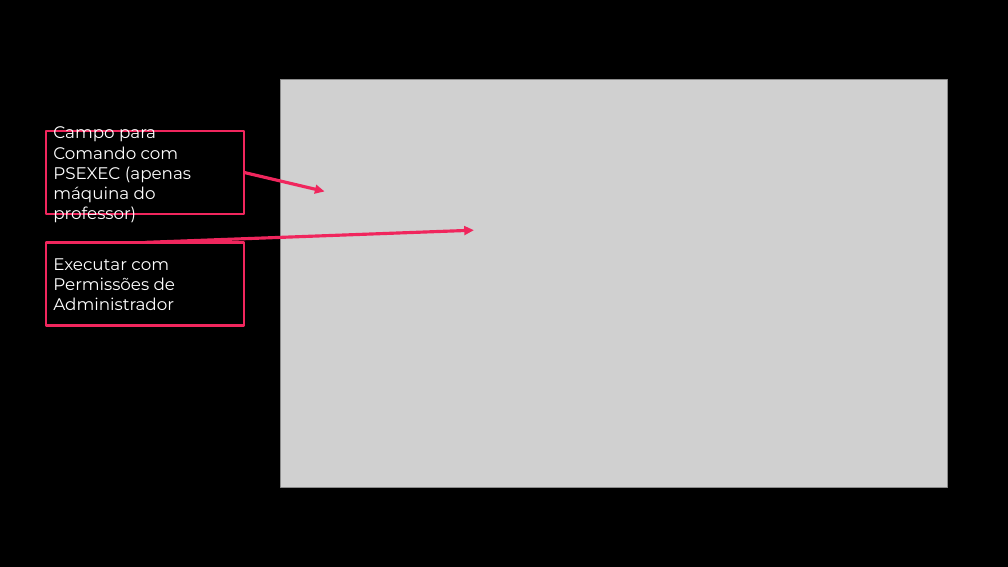
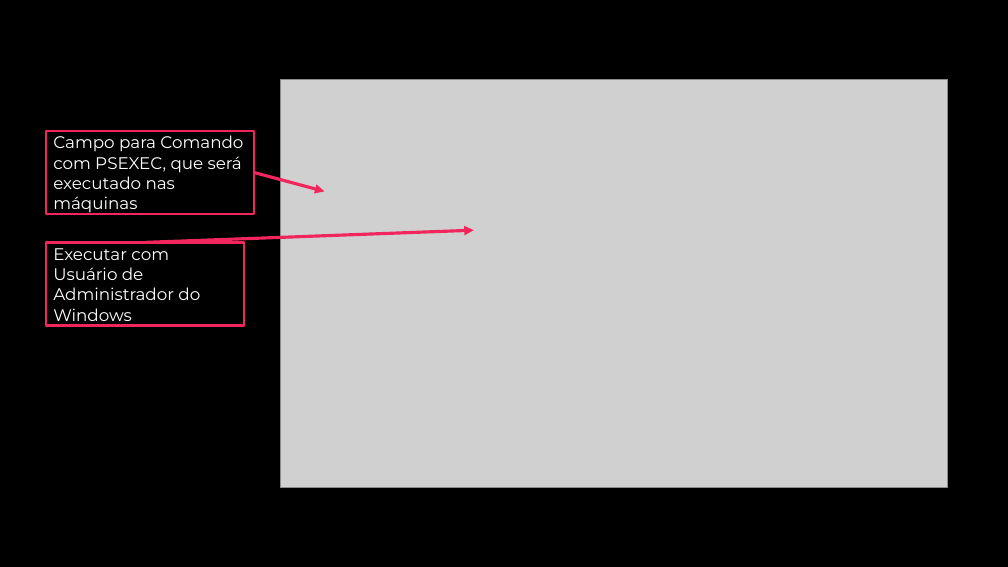
Before and after one commit to ryanbritodev/bats-fiap, a slide deck: slide 16 of ajuda/AutoLab.pptx. Drawn at 1008x567 pixels with LibreOffice and Linux fonts; fonts in the diff are those of the drawing; grey boxes stand for pictures; background and template pictures are left out. Boxes give left, top, right and bottom in pixels: in the first picture for what was removed or moved away, otherwise in the second. Text is boxed around its words. In the diff, an @@ line names an element or a change of style, - is before the commit and + after.

```diff
--- a/ajuda/AutoLab.pptx
+++ b/ajuda/AutoLab.pptx
@@ rectangle "Campo para Comando com PSEXEC, ...": place and size @@
-rectangle "Campo para Comando com PSEXEC, ..." at box(46, 131, 244, 214)
+rectangle "Campo para Comando com PSEXEC, ..." at box(46, 131, 254, 214)
@@ text in rectangle at box(53, 135, 243, 214): text changed @@
-Campo para Comando com PSEXEC (apenas máquina do professor)
+Campo para Comando com PSEXEC, que será executado nas máquinas
@@ arrow moved from (244, 172) - (324, 191) to (254, 172) - (324, 191) @@
@@ text in rectangle at box(53, 248, 200, 325): text changed @@
-Executar com Permissões de Administrador
+Executar com Usuário de Administrador do Windows
```
Also in this commit, not shown: 5 other slides changed.
